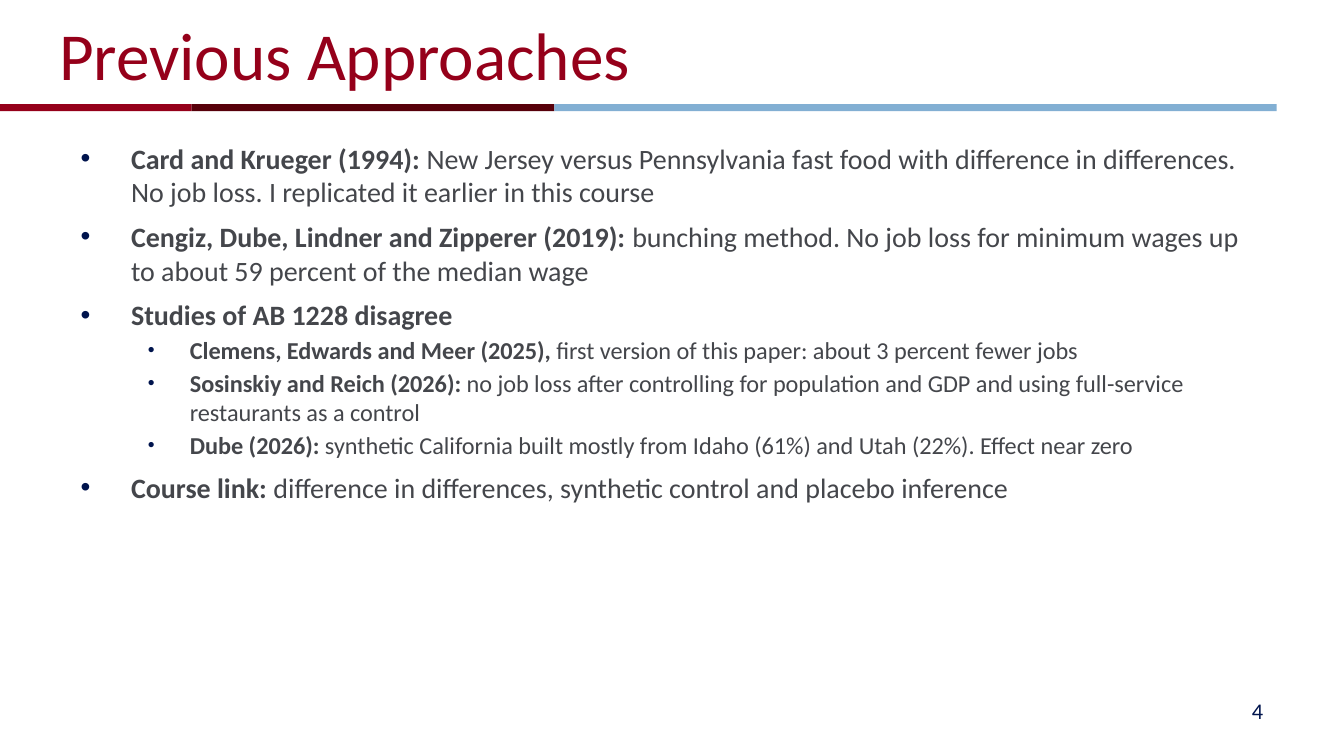
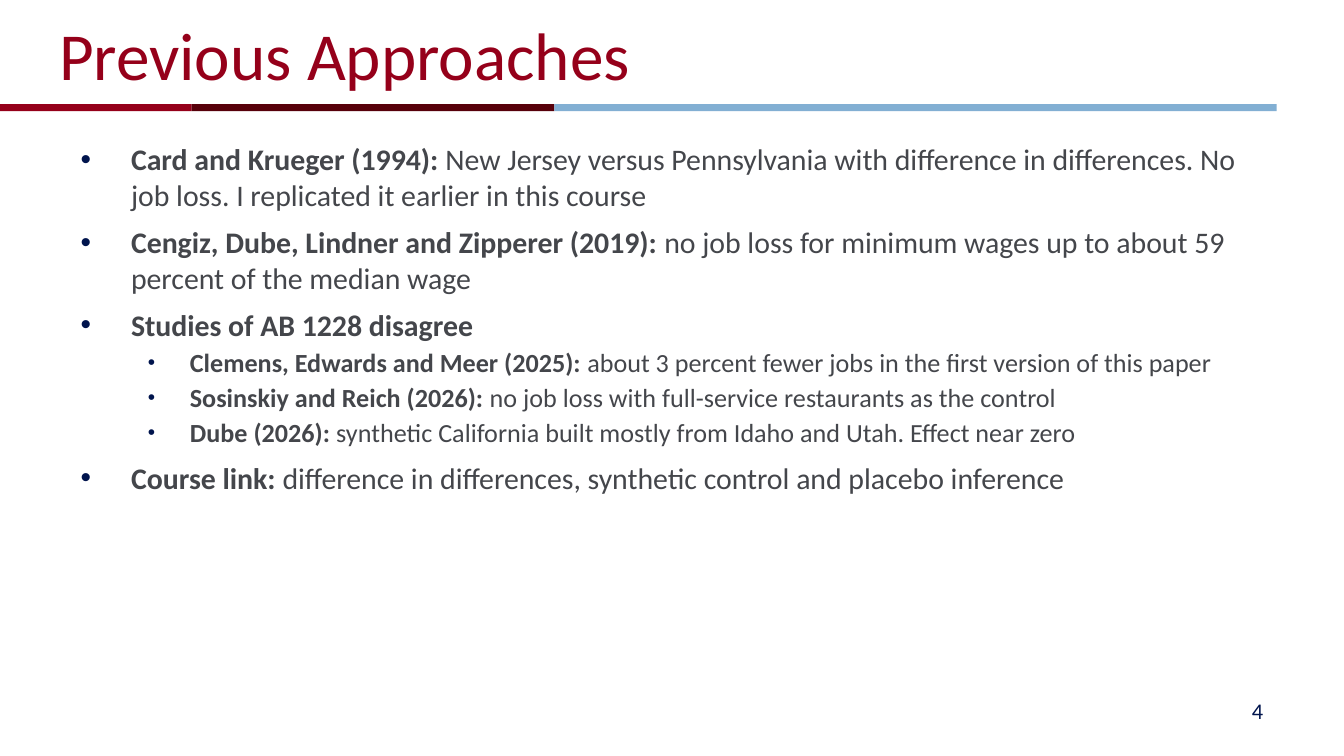
Before and after one commit to NitinLodha2812/stat5200-fastfood-replication, a slide deck: slide 4 of presentation/replication_presentation.pptx. Drawn at 1344x756 pixels with LibreOffice and Linux fonts; fonts in the diff are those of the drawing; background and template pictures are left out. Boxes give left, top, right and bottom in pixels: in the first picture for what was removed or moved away, otherwise in the second. Text is boxed around its words. In the diff, an @@ line names an element or a change of style, - is before the commit and + after.

```diff
--- a/presentation/replication_presentation.pptx
+++ b/presentation/replication_presentation.pptx
@@ text at (x1=131, y1=148, x2=1235, y2=294): text changed; size 15 to 16 pt @@
-• Card and Krueger (1994): New Jersey versus Pennsylvania fast food with difference in differences. No job loss. I replicated it earlier in this course
-• Cengiz, Dube, Lindner and Zipperer (2019): bunching method. No job loss for minimum wages up to about 59 percent of the median wage
+• Card and Krueger (1994): New Jersey versus Pennsylvania with difference in differences. No job loss. I replicated it earlier in this course
+• Cengiz, Dube, Lindner and Zipperer (2019): no job loss for minimum wages up to about 59 percent of the median wage
@@ text at (x1=131, y1=315, x2=1064, y2=494): size 15 to 16 pt in "Studies of AB 1228 disagree", "Course link: difference in differences, synthetic control ..." @@
@@ text at (x1=190, y1=353, x2=1211, y2=446): text changed; size 13 to 14 pt @@
-  • Clemens, Edwards and Meer (2025), first version of this paper: about 3 percent fewer jobs
-  • Sosinskiy and Reich (2026): no job loss after controlling for population and GDP and using full-service restaurants as a control
-  • Dube (2026): synthetic California built mostly from Idaho (61%) and Utah (22%). Effect near zero
+  • Clemens, Edwards and Meer (2025): about 3 percent fewer jobs in the first version of this paper
+  • Sosinskiy and Reich (2026): no job loss with full-service restaurants as the control
+  • Dube (2026): synthetic California built mostly from Idaho and Utah. Effect near zero
```
Also in this commit, not shown: 10 other slides changed, 5 slides removed, 2 other files.
